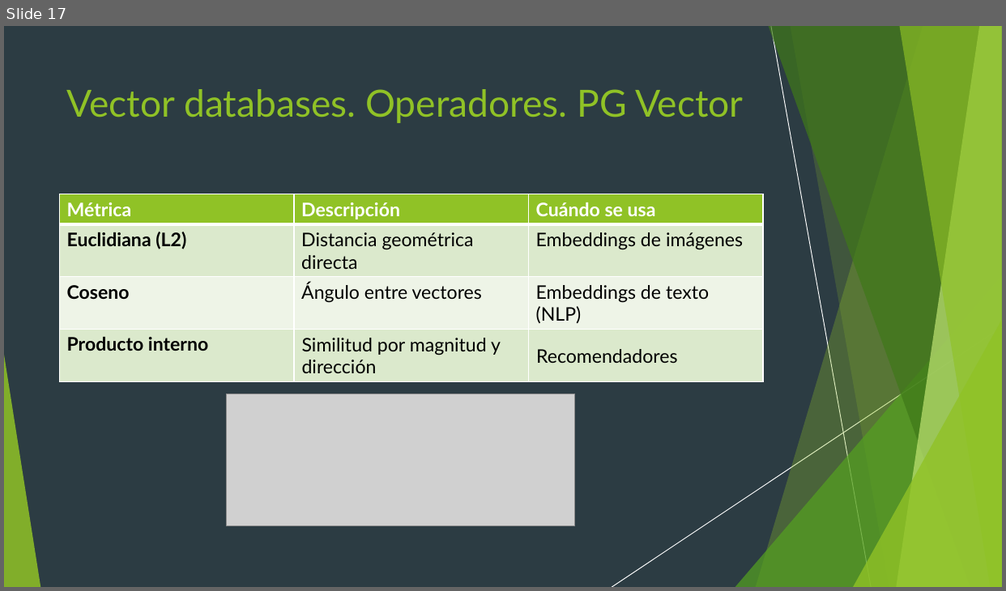
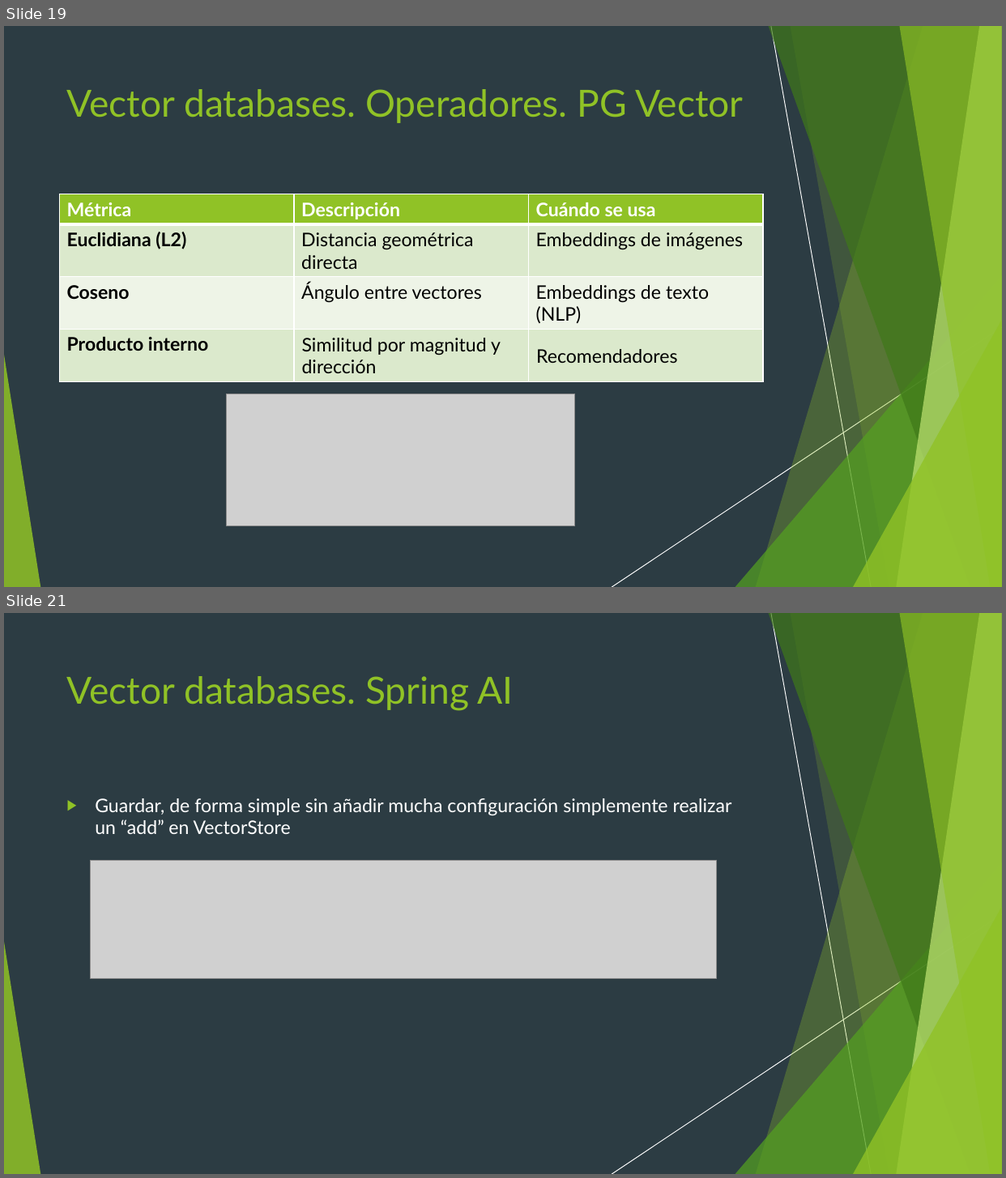
Before and after one commit to diegorufe/spring-ai-pocs, a slide deck: Presentación.pptx. Shown one above the other, each under a label of ours: slide 17 before the commit, slides 19 and 21 after it; the slides between them are not shown. The pictures are 1006x591 and 1006x1178 pixels, drawn with LibreOffice and Linux fonts; fonts in the diff are those of the drawing; grey boxes stand for pictures. Boxes give left, top, right and bottom in pixels: in the first picture for what was removed or moved away, otherwise in the second. Text is boxed around its words. In the diff, an @@ line names an element or a change of style, - is before the commit and + after.

Commit message:
feat: more doc rag, vector and mcp

```diff
--- a/Presentación.pptx
+++ b/Presentación.pptx
@@ slide 21 added at (4, 613, 1002, 1174), background #2C3C43; not listed: 10 template elements that a slide beside it also shows @@
@@ rectangle added at (4, 613, 1002, 1174), fill #2C3C43 @@
@@ title added at (67, 676, 513, 711), 36 pt, text #90C226 @@
+Vector databases. Spring AI
@@ text added at (95, 798, 732, 834), 18 pt, text #FFFFFF @@
+▶ Guardar, de forma simple sin añadir mucha configuración simplemente realizar un “add” en VectorStore
@@ picture added at (91, 860, 717, 978) @@
@@ group added at (4, 613, 1002, 1174): 5 freeform shapes, 3 triangles, 2 lines @@
@@ what was slide 17 is now slide 19 @@
```
Also in this commit, not shown: 6 other slides added.
